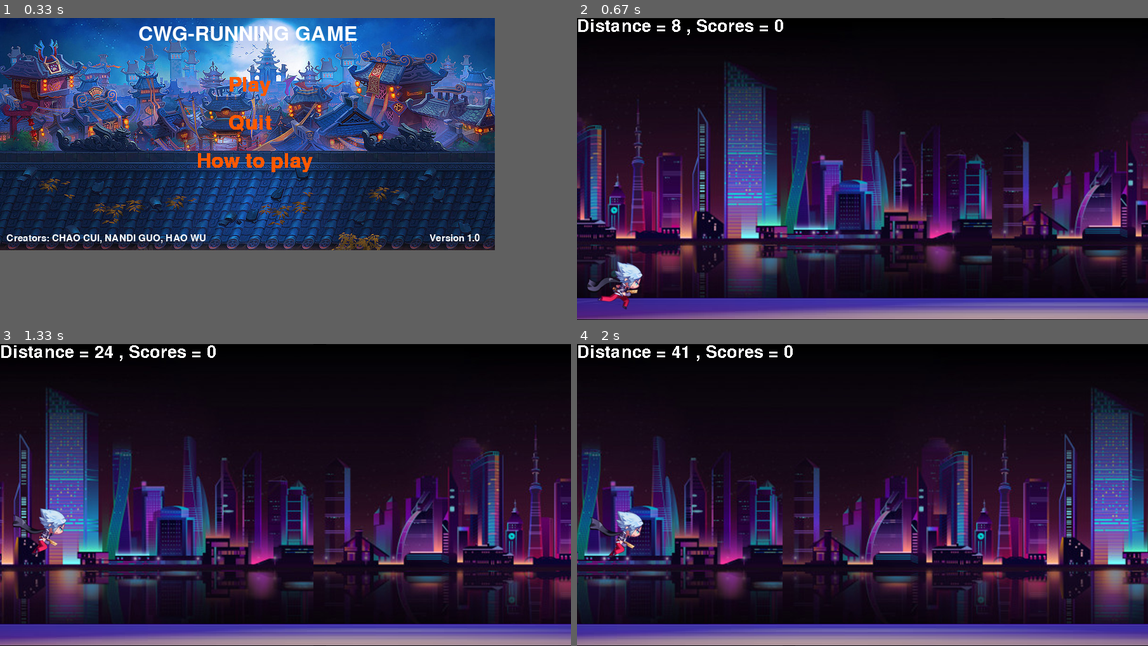
Above: before the commit, frames 1-4 (two rows, left to right).
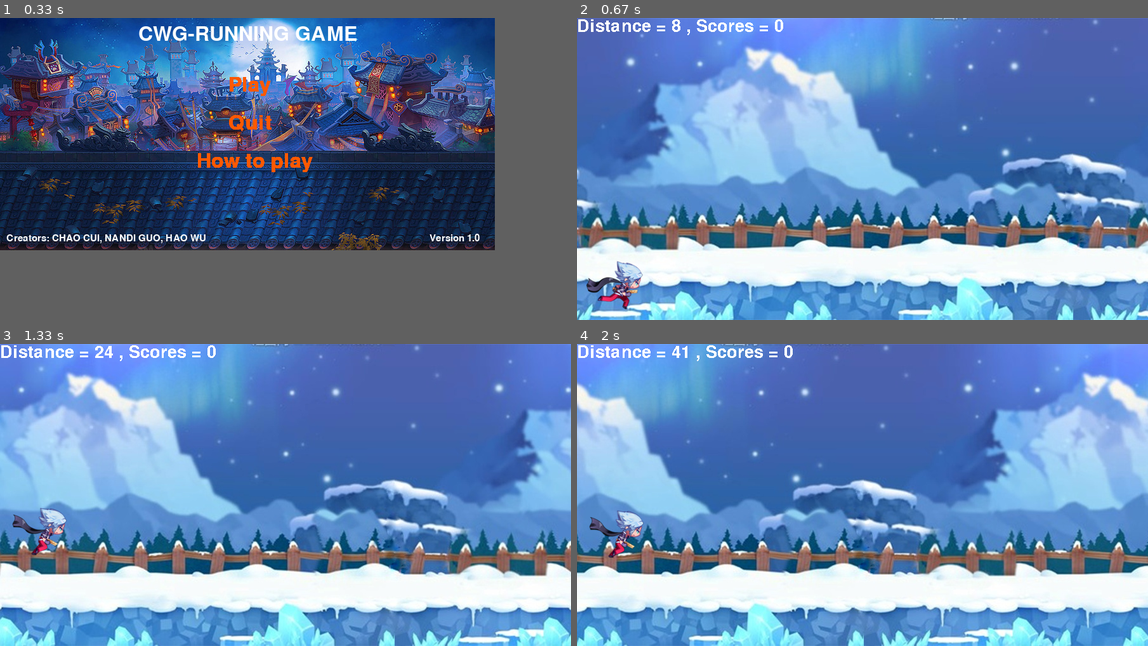
Above: after the commit, the same moments.

Repository: DFVC9914/COMP4008_Pygame_Project
Game: pygame game, started from Start_Screen.py
Same seed, same stepped clock (60 frames per second), same inputs: the game is played once before the commit and once after it.
Inputs (mouse positions are in pixels of both pictures, inside the frame that each line leads up to):
- Up to frame 1 (0.33 s): no input
- Up to frame 2 (0.67 s): click "Play" at 0.38 s
- Up to frame 3 (1.33 s): hold Up 0.67-1.13 s; move the mouse to (262, 507) at 0.7 s; hold Up from 1.17 s (still down)
- Up to frame 4 (2 s): release Up at 1.53 s

Frame 1 is identical in both runs. In frame 2, 99% of the frame differs, in the area x 0-100%, y 0-100%; in frame 3, 99%; in frame 4, 99%.

Commit message:
Update Main_Game.py

Diff:
--- a/Main_Game.py
+++ b/Main_Game.py
@@ -122,7 +122,7 @@
 
 Role = Game_Role(Role_Image_Action)
 Fps_Flash = pygame.time.Clock()
-Bg = Game_Map(0,0,"Images/Game_Background.png")
+Bg = Game_Map(0,0,"Images/SNOW.jpg")
 # Show the score and distance on the left top
 def Show(Text,x,y) :
     Font = pygame.font.SysFont(pygame.font.get_default_font(),40)
